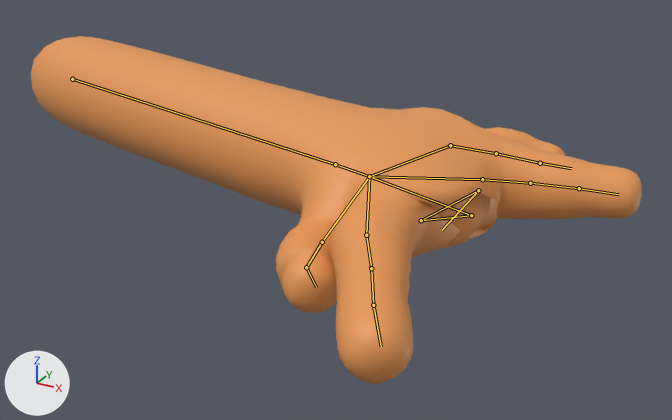
What one commit did to the glTF model assets/tom/neu/s1_Papier_LOSS.glb.
Before and after are seen from a 50 mm lens placed at (36.3, -20.7, 17.5), pointed at (17.8, 12.9, 0.7). Every picture has the same lights, and +X, +Y and +Z are marked at lower left. Both versions are drawn at frame 46 of the action 'papier'; the numbers are the values there. The bones that bend it are drawn over the model as lines.
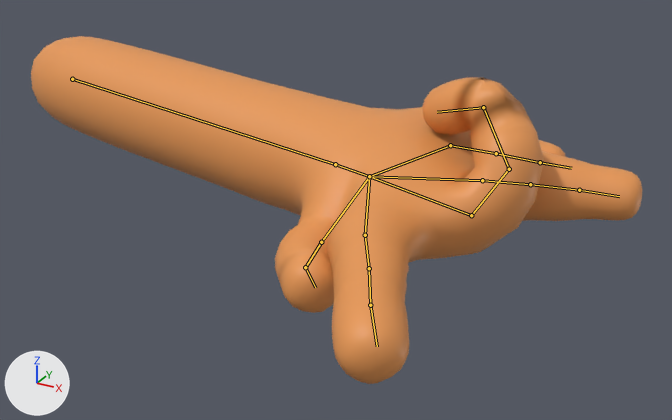
Commit message: updated player 1 papier win + loss updated player 2 schere win

Pixel boxes (x1, y1, x2, y2) of what changed, in the pictures (672 x 420 px):
'Cube.001', posed
    both: (31, 36, 642, 384)
bone 'Bone.012', root to tip
    before: (471, 215) to (421, 220)
    after: (471, 215) to (509, 169)
bone 'Bone.013', root to tip
    before: (421, 220) to (478, 190)
    after: (509, 169) to (483, 107)
bone 'Bone.014', root to tip
    before: (478, 190) to (442, 230)
    after: (483, 107) to (437, 112)
bone 'Bone.005', root to tip
    before: (369, 176) to (482, 179)
    after: (369, 176) to (482, 180)

What the commit changed:
Bone 'Bone.012' (bone_bone_012) turns from (-120, -67, -47) to (53, -16, 31) degrees about its own x, y and z.
Bone 'Bone.013' (bone_bone_013) turns from (-120, -67, -47) to (53, -16, 31) degrees about its own x, y and z.
Bone 'Bone.014' (bone_bone_014) turns from (-120, -67, -47) to (53, -16, 31) degrees about its own x, y and z.
Bone 'Bone.005' (bone_bone_005) turns from (-2, 4, 3) to (-2, 4, 2) degrees about its own x, y and z.
